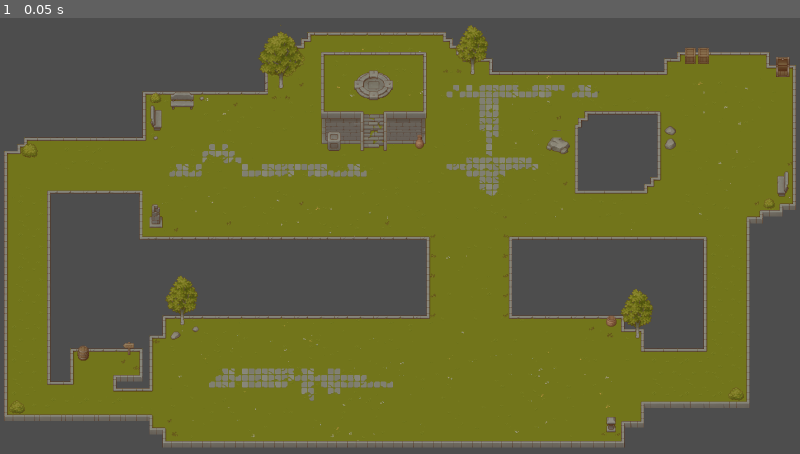
Above: before the commit, frame 1.
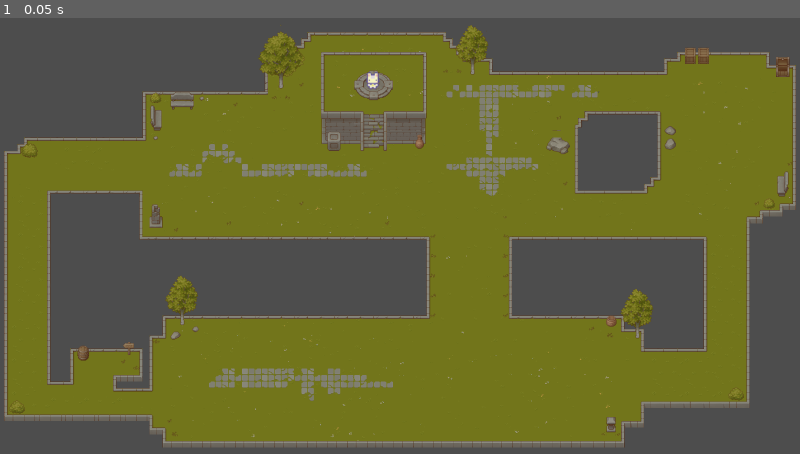
Above: after the commit, the same moment.

Repository: marriedtoafrog/prototype4
Game: Godot game, scene res://scenes/main.tscn
Same seed, same stepped clock (60 frames per second), same inputs: the game is played once before the commit and once after it. The project has no main scene, so this scene is started directly.
Inputs:
- Up to frame 1 (0.05 s): no input

The runs differ from the first frame. In frame 1, less than 0.1% of the frame differs, in the area x 45-48%, y 12-17%.

Commit message:
main character sprite

Diff:
--- a/scenes/main.tscn
+++ b/scenes/main.tscn
@@ -7,6 +7,7 @@
 [ext_resource type="Texture2D" uid="uid://dpdw57kmwev15" path="res://assests/TX Props.png" id="5_aail2"]
 [ext_resource type="Texture2D" uid="uid://ccpdxkkounrut" path="res://assests/TX Plant.png" id="6_ttpxa"]
 [ext_resource type="Texture2D" uid="uid://dcjnihfiewuvu" path="res://assests/TX Shadow Plant.png" id="7_rs6gg"]
+[ext_resource type="PackedScene" uid="uid://yc1p7usl717l" path="res://scenes/main_character.tscn" id="8_ut6n4"]
 
 [sub_resource type="TileSetAtlasSource" id="TileSetAtlasSource_g5hkv"]
 texture = ExtResource("1_q0002")
@@ -1597,3 +1598,6 @@
 layer_2/tile_data = PackedInt32Array(-1048574, 655364, 13, -983038, 655364, 14, -917502, 655364, 15, -1048573, 720900,  …(10658 unchanged characters)…
 
 [node name="Camera2D" type="Camera2D" parent="."]
+
+[node name="main character" parent="." instance=ExtResource("8_ut6n4")]
+position = Vector2(-6, -1)
--- /dev/null
+++ b/scenes/main_character.tscn
@@ -0,0 +1,20 @@
+[gd_scene load_steps=3 format=3 uid="uid://yc1p7usl717l"]
+
+[ext_resource type="Texture2D" uid="uid://b206fmnkbadey" path="res://assests/Basic Charakter Spritesheet.png" id="1_vfilp"]
+
+[sub_resource type="CapsuleShape2D" id="CapsuleShape2D_6d7di"]
+radius = 14.0
+height = 40.0
+
+[node name="main character" type="CharacterBody2D"]
+
+[node name="Sprite2D" type="Sprite2D" parent="."]
+position = Vector2(-60, -377)
+scale = Vector2(2.375, 2.57292)
+texture = ExtResource("1_vfilp")
+hframes = 4
+vframes = 4
+
+[node name="CollisionShape2D" type="CollisionShape2D" parent="."]
+position = Vector2(-61, -376)
+shape = SubResource("CapsuleShape2D_6d7di")
Binary file added: assests/Basic Charakter Spritesheet.png
Not shown, added: assests/Basic Charakter Spritesheet.png.import
Not shown: 1 places in main.tscn that only renumber resources
Not shown: 1 places in scenes/main.tscn that only renumber resources
